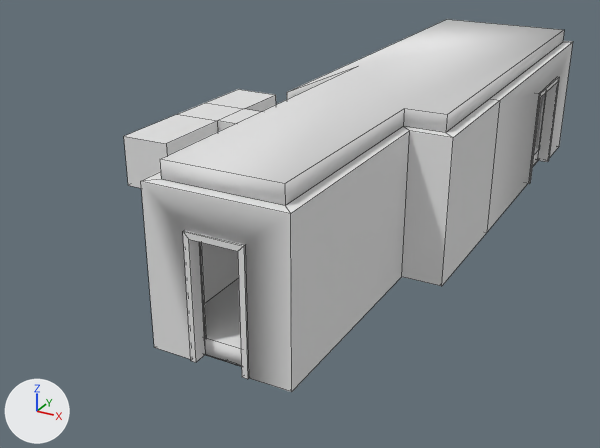
The Blender file Assets/Models/Blender/Map_Rework_after_applying_wall_modifier_2.blend: old version first, new version second.
Before and after are seen from a camera (50 mm lens) standing at (7.23, -12.65, 6.81) and looking at (-0.45, 1.3, -0.17). The axes (+X, +Y, +Z) are drawn at lower left. The lights are the same throughout. Mesh edges are drawn as thin lines on the coarser meshes.

Objects in the first picture: 'Door.002', 'Door.003', 'Slab', 'Slab.001', 'Vent', 'Wall'.
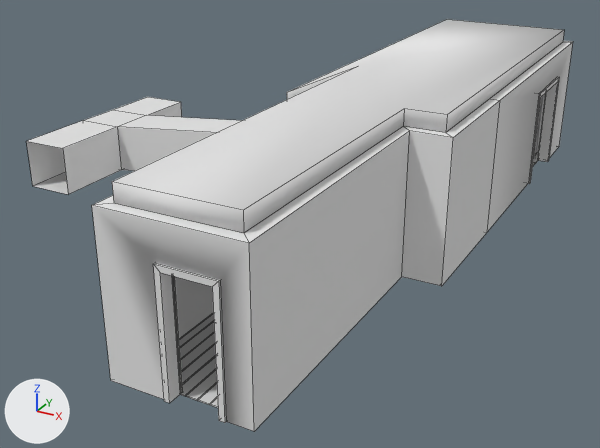
Patch to the scene script:
```diff
--- a/Assets/Models/Blender/Map_Rework_after_applying_wall_modifier_2.blend.py
+++ b/Assets/Models/Blender/Map_Rework_after_applying_wall_modifier_2.blend.py
@@ me_cube @@
 # used by ob_vent; location = (-0.2, 1.2, 1.53); scale = (0.483, 0.483, 0.483)
-me_cube.from_pydata(...)  # 40 vertices, 34 faces; spans x -5.8..1.03, y -4.54..3.74, z -1.12..0.99
+me_cube.from_pydata(...)  # 36 vertices, 23 faces, 2 loose edges; spans x -11.35..1.03, y -4.41..3.87, z -2.21..0.99
+# me_cube part 1
+# 24 vertices are removed from x -5.8..-3.73, y -4.54..3.74, z -1.1..0.97
+# 26 faces are deleted
+# 10 vertices are added at x -11.35, y -4.41..3.87, z -2.21..-0.14
+# 10 new vertices lie (2.07, 0.0, 0.0) away from vertices in x -11.35, y -4.41..3.87, z -2.21..-0.14
+# 2 loose edges are added
+# 15 new faces join them
@@ me_wall_001 @@
 me_wall_001.from_pydata(...)  # 60 vertices, 54 faces; spans x -0.2..3.2, y -4.2..8.6, z 0.0..2.7
 # used by ob_wall; parent = ob_reference_002; location = (0.2, 4.2, 0.0)
 # verts and faces of me_wall_001; kept vertices keep their numbers, new ones are numbered from 60
+# me_wall_001 part 2
+for i in [*range(14, 18), *range(36, 40)]: verts[i] += (0.0, -1.0, 0.0)
+verts[60] = (2.45, -5.2, 0.0)
+verts[61] = (0.05, -5.2, 0.0)
+faces += [(36, 60, 61, 38)]  # mat_wall2_outside (white #e7e7e7)
 me_wall_001.materials.append(mat_wall2_inside)
@@ me_floor_004 @@
-me_floor_004.from_pydata(...)  # 784 vertices, 586 faces; spans x 0.0..3.0, y -4.0..7.8, z 0.0..0.02
+me_floor_004.from_pydata(...)  # 784 vertices, 586 faces; spans x 0.0..3.0, y -5.0..8.4, z 0.0..0.02
+# me_floor_004 part 4: a new loose piece, a box spanning x 0.808..1.008, y -5.0..-2.792, z 0.0..0.02, in mat_floor_alt4 (white #e7e7e7)
+# me_floor_004 part 5: a new loose piece, a box spanning x 0.25..0.402, y -5.0..-2.831, z 0.0..0.02, in mat_floor_alt3 (white #e7e7e7)
+# me_floor_004 part 6: a new loose piece, a box spanning x 0.404..0.604, y -5.0..-3.152, z 0.0..0.02, in mat_floor_alt6 (white #e7e7e7)
+# me_floor_004 part 7: a new loose piece, a box spanning x 0.606..0.806, y -5.0..-2.682, z 0.0..0.02, in mat_floor_alt1 (white #e7e7e7)
+# me_floor_004 part 8: the loose piece of 8 vertices spanning x 1.01..1.21, y -4.0..-3.11, z 0.0..0.02 is rebuilt with 8 vertices and now spans x 1.01..1.21, y -5.0..-3.04, z 0.0..0.02
+# me_floor_004 part 9: the loose piece of 8 vertices spanning x 1.62..1.82, y -4.0..-3.41, z 0.0..0.02 is rebuilt with 8 vertices and now spans x 1.62..1.82, y -5.0..-3.43, z 0.0..0.02
+# me_floor_004 part 10: 4 vertices moved within x 1.82, y 2.58..4.58, z 0.0..0.02; 150 vertices removed from x 0.0..3.0, y -4.0..7.8, z 0.0..0.02; 328 vertices added at x 0.0..3.0, y -5.0..8.4, z 0.0..0.02
 me_floor_004.materials.append(mat_floor_alt1)
@@ me_slab_001 @@
 me_slab_001.from_pydata(...)  # 8 vertices, 1 face; spans x 0.0..3.0, y -4.0..8.4, z 0.0
-me_slab_001.vertices[5].co = (2.25, -4.0, 0.0)
-me_slab_001.vertices[6].co = (0.25, -4.0, 0.0)
+# me_slab_001 part 3
+me_slab_001.vertices[5].co = (2.25, -5.0, 0.0)
+me_slab_001.vertices[6].co = (0.25, -5.0, 0.0)
 me_slab_001.materials.append(mat_slab_bottom)
@@ ob_door_003 @@
 ob_door_003.parent = ob_reference_002
-ob_door_003.location = (1.445, 0.1, 0.0)
+ob_door_003.location = (1.718, -0.9, 0.0)
@@ ob_slab @@
-ob_slab = bpy.data.objects.new('Slab', me_slab)
```

Pixel boxes (x1, y1, x2, y2) of what changed, in the pictures (600 x 448 px):
'Wall', reshaped (11% wider, 11% taller)
    before: (141, 41, 573, 392)
    after: (92, 41, 573, 431)
'Slab.001', reshaped (12% wider, 15% taller)
    before: (160, 19, 564, 205)
    after: (112, 19, 564, 233)
'Vent', reshaped (41% wider)
    before: (124, 89, 276, 188)
    after: (27, 97, 242, 194)
'Door.003', moved
    before: (183, 231, 249, 379)
    after: (153, 263, 226, 423)
'Floor', reshaped
    before: (205, 163, 536, 366)
    after: (179, 145, 539, 408)
'Slab', deleted
    before: (204, 136, 540, 367)
'Panel.002', moved
    before: (200, 242, 207, 336)
    after: (173, 276, 183, 392)
part 2 of me_wall_001, built on
    before: (141, 172, 342, 392)
    after: (92, 176, 342, 431)
part 4 of me_floor_004, added
    after: (181, 344, 216, 384)
part 5 of me_floor_004, added
    after: (179, 312, 214, 347)
part 6 of me_floor_004, added
    after: (180, 321, 214, 358)
part 7 of me_floor_004, added
    after: (181, 332, 215, 371)
part 8 of me_floor_004, rebuilt (not visible before)
    after: (180, 356, 216, 396)
part 9 of me_floor_004, rebuilt (not visible before)
    after: (210, 396, 218, 408)
part 10 of me_floor_004, built on
    before: (205, 354, 241, 366)
    after: (185, 145, 539, 405)
